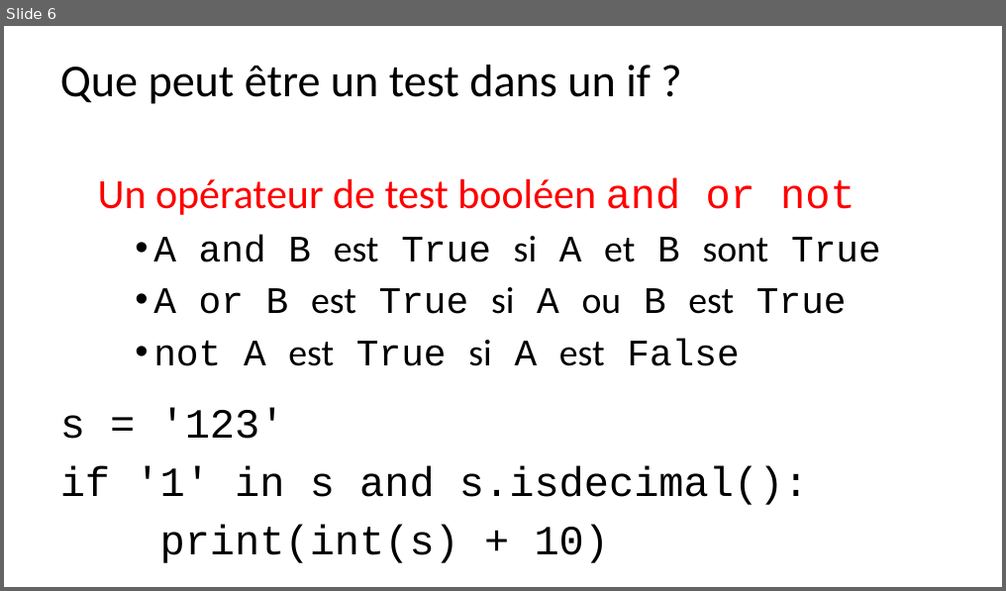
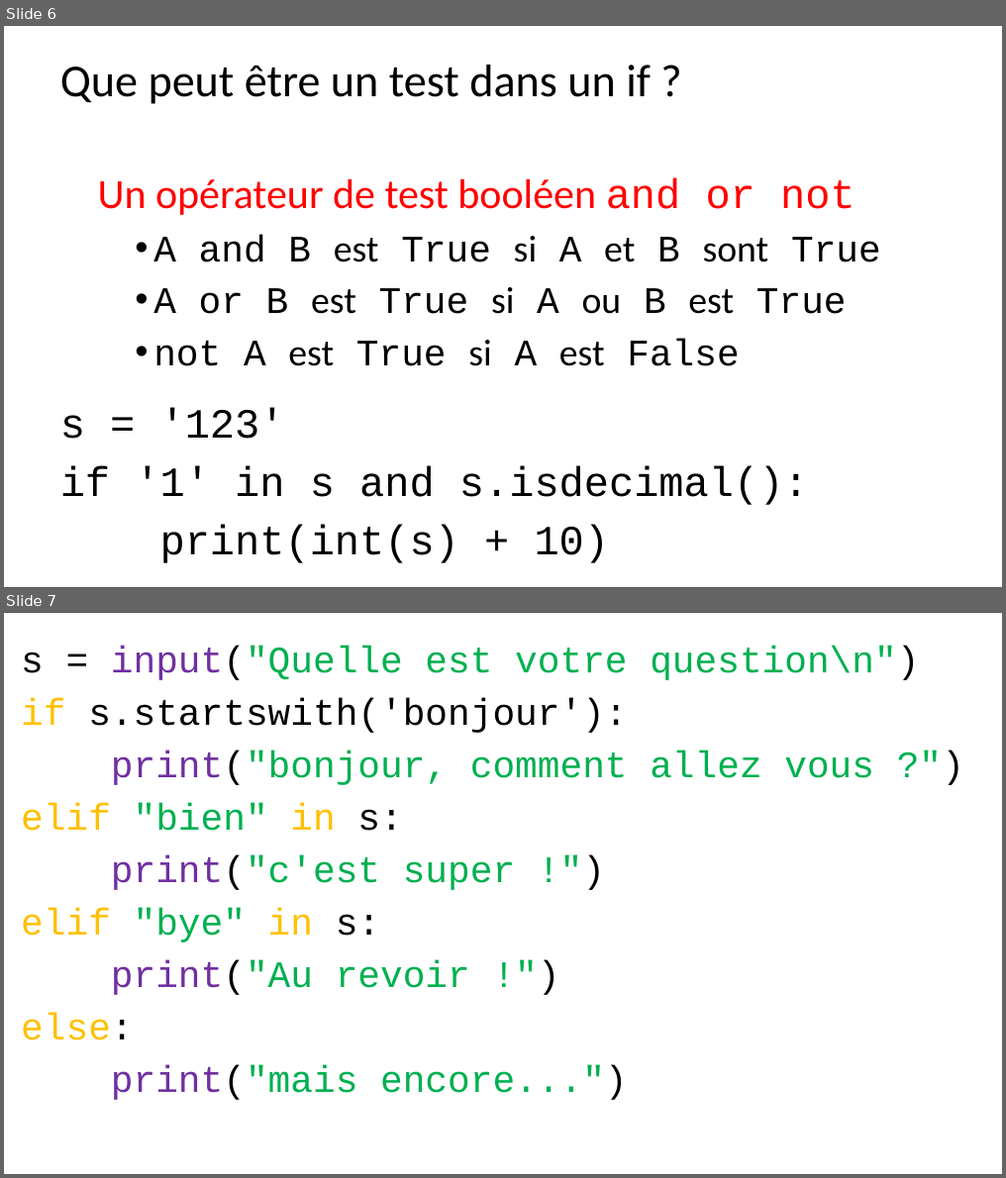
Before and after one commit to flotpython/course, a slide deck: w4/w4-s2-av-slide1.pptx. Shown one above the other, each under a label of ours: slide 6 before the commit, slides 6 and 7 after it. The pictures are 1006x591 and 1006x1178 pixels, drawn with LibreOffice and Linux fonts; fonts in the diff are those of the drawing. Boxes give left, top, right and bottom in pixels: in the first picture for what was removed or moved away, otherwise in the second. Text is boxed around its words. In the diff, an @@ line names an element or a change of style, - is before the commit and + after.

```diff
--- a/w4/w4-s2-av-slide1.pptx
+++ b/w4/w4-s2-av-slide1.pptx
@@ slide 7 added at (4, 613, 1002, 1174), background #FFFFFF @@
@@ text added at (21, 646, 919, 1041), 36 pt, text #00B050 @@
+s = input("Quelle est votre question\n")
+if s.startswith('bonjour'):
+print("bonjour, comment allez vous ?")
+elif "bien" in s:
+print("c'est super !")
+elif "bye" in s:
+print("Au revoir !")
+else:
+print("mais encore...")
```
Also in this commit, not shown: 1 slide changed, 1 slide removed, 4 other files.
